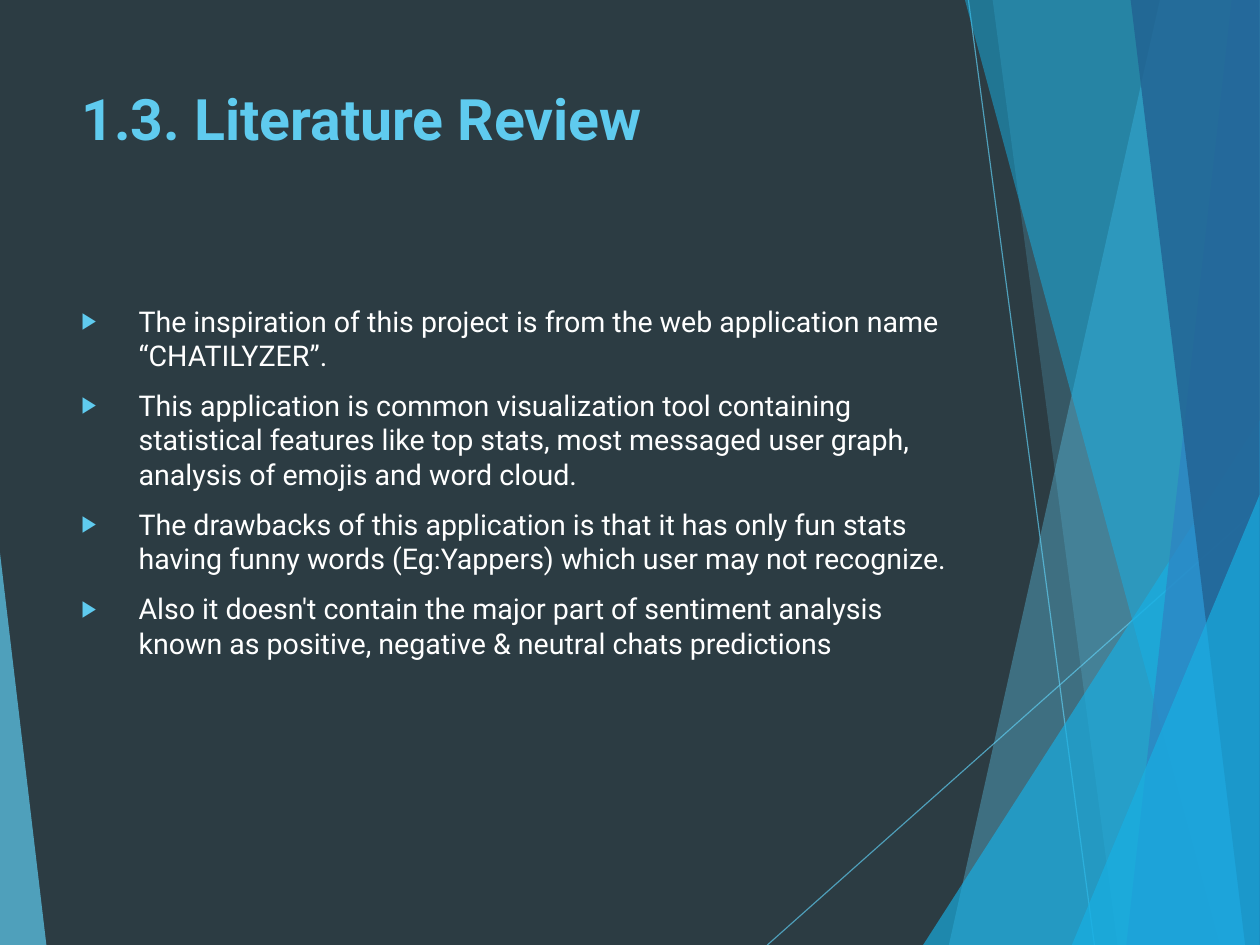
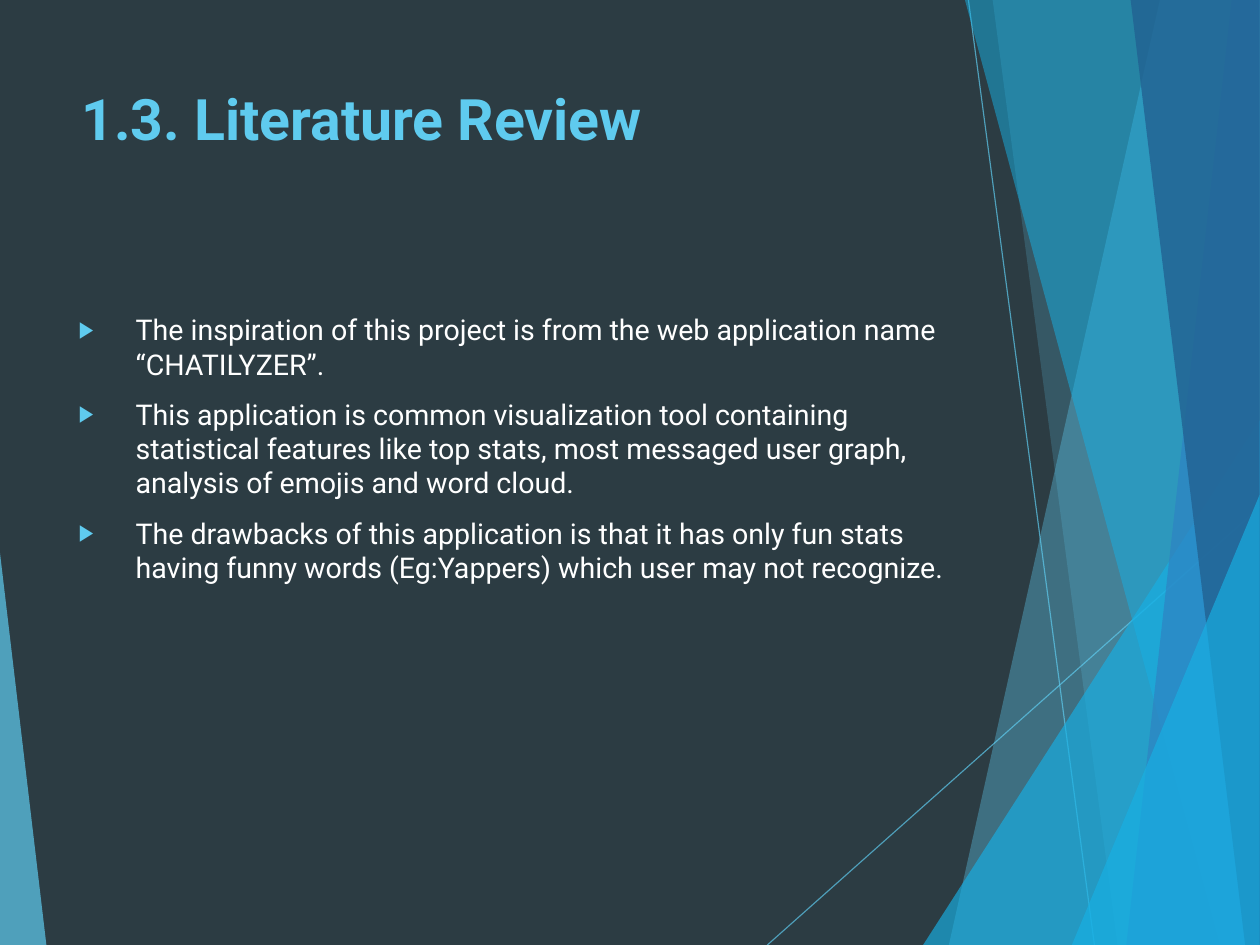
Before and after one commit to Shri2602/Chat_Analysis_DsciLab, a slide deck: slide 7 of ProjectPPT.pptx (slide 5 before the commit). Drawn at 1260x945 pixels with LibreOffice and Linux fonts; fonts in the diff are those of the drawing. Boxes give left, top, right and bottom in pixels: in the first picture for what was removed or moved away, otherwise in the second. Text is boxed around its words. In the diff, an @@ line names an element or a change of style, - is before the commit and + after.

```diff
--- a/ProjectPPT.pptx
+++ b/ProjectPPT.pptx
@@ text "The inspiration of this project ...": place and size @@
-text "The inspiration of this project ..." at (139, 310, 946, 660)
+text "The inspiration of this project ..." at (136, 318, 943, 585)
@@ text at (139, 597, 883, 660): paragraph removed @@
-▶ Also it doesn't contain the major part of sentiment analysis known as positive, negative & neutral chats predictions
```
Also in this commit, not shown: 3 other slides changed, 2 slides added, 1 slide removed, 6 other files.
